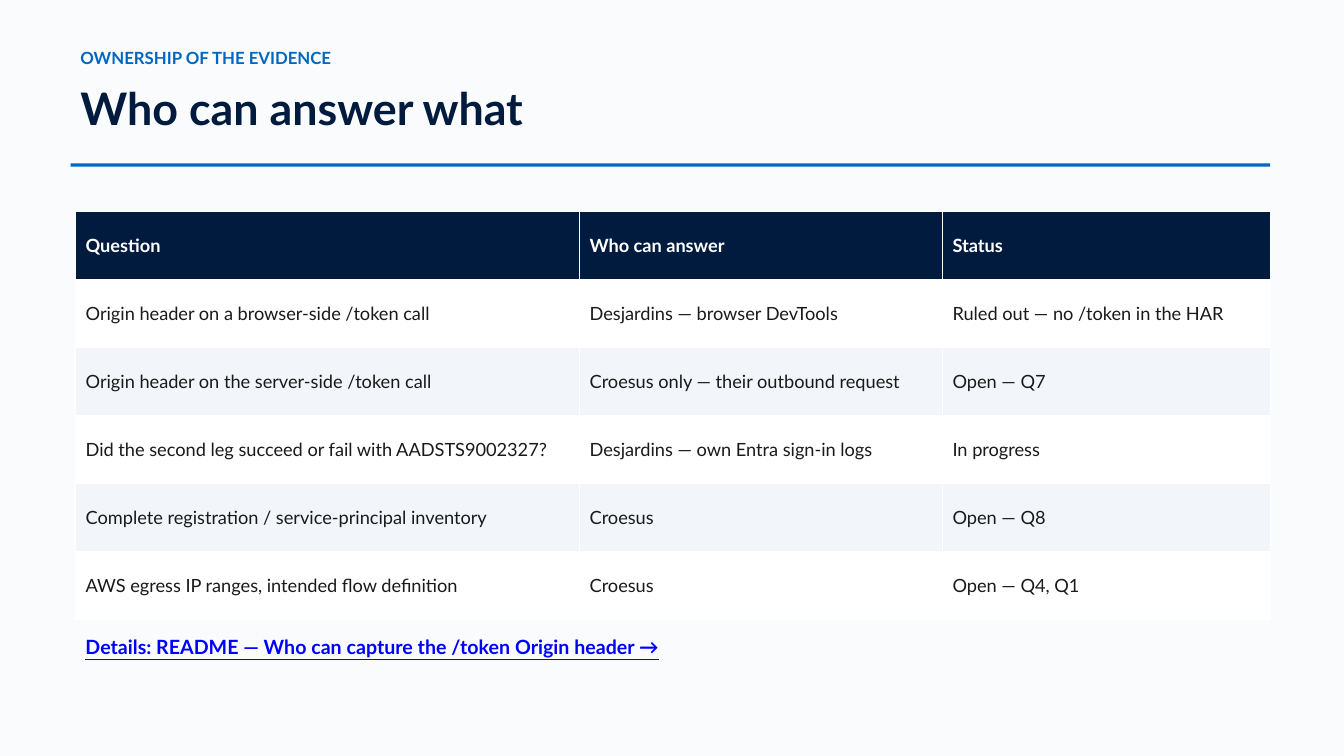
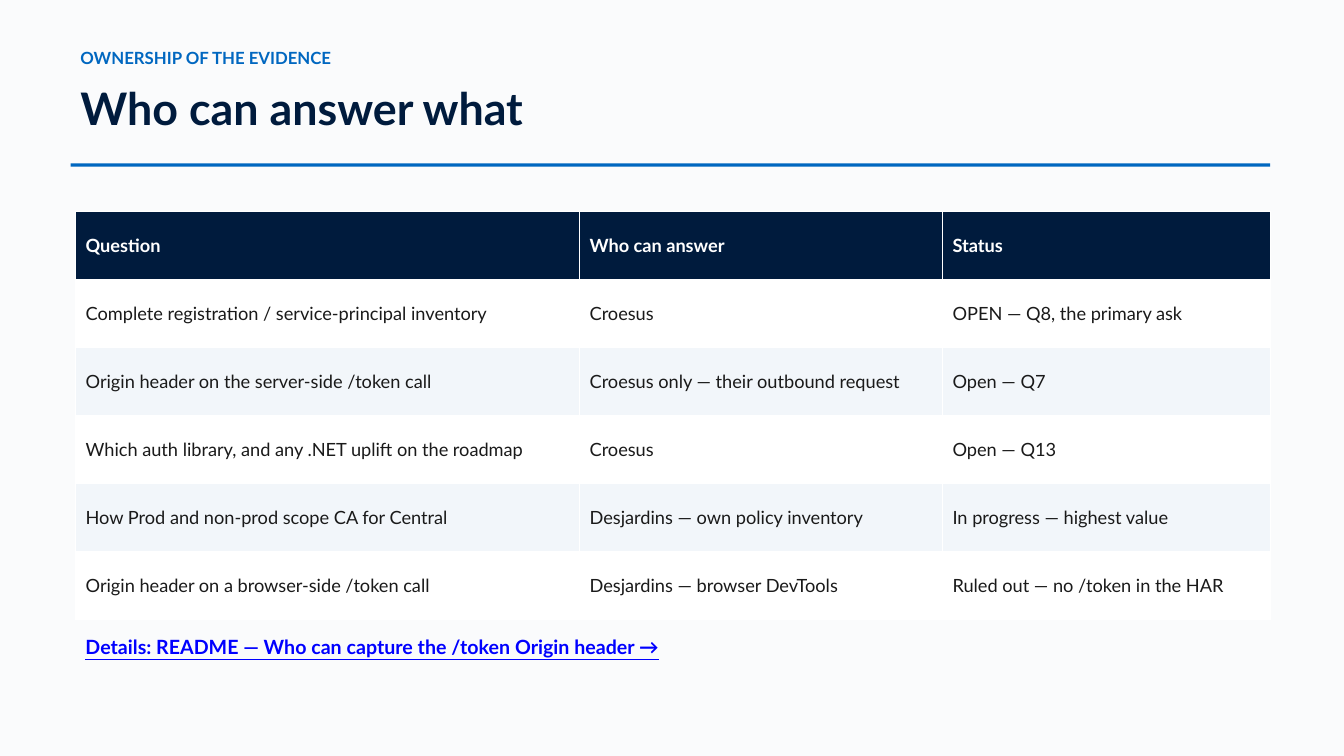
Before and after one commit to devopsabcs-engineering/croesus, a slide deck: slide 9 of docs/deck/croesus-session-deck.pptx. Drawn at 1344x756 pixels with LibreOffice and Linux fonts; fonts in the diff are those of the drawing. Boxes give left, top, right and bottom in pixels: in the first picture for what was removed or moved away, otherwise in the second. Text is boxed around its words. In the diff, an @@ line names an element or a change of style, - is before the commit and + after.

Commit message:
Update evidence narrative and registration shape panel with findings from Croesus session
- Revised the evidence narrative to reflect the updated date and key findings from the three-way session with Croesus, emphasizing the type mismatch in application registration.
- Enhanced the RegistrationShapePanel component to clarify the distinction between `spa` and `web` platform registrations, including new findings and implications for GPD Central.
- Added a new document detailing the findings from the three-way session, outlining the current state, open questions, and potential routes for resolution.

```diff
--- a/docs/deck/croesus-session-deck.pptx
+++ b/docs/deck/croesus-session-deck.pptx
@@ table at (x1=76, y1=212, x2=1270, y2=620) @@
+row 2: Complete registration / service-principal inventory | Croesus | OPEN — Q8, the primary ask
+row 3: Origin header on the server-side /token call | Croesus only — their outbound request | Open — Q7
+row 4: Which auth library, and any .NET uplift on the roadmap | Croesus | Open — Q13
+row 5: How Prod and non-prod scope CA for Central | Desjardins — own policy inventory | In progress — highest value
-row 3: Origin header on the server-side /token call | Croesus only — their outbound request | Open — Q7
-row 4: Did the second leg succeed or fail with AADSTS9002327? | Desjardins — own Entra sign-in logs | In progress
-row 5: Complete registration / service-principal inventory | Croesus | Open — Q8
-row 6: AWS egress IP ranges, intended flow definition | Croesus | Open — Q4, Q1
```
Also in this commit, not shown: 10 other slides changed, 8 other files.
